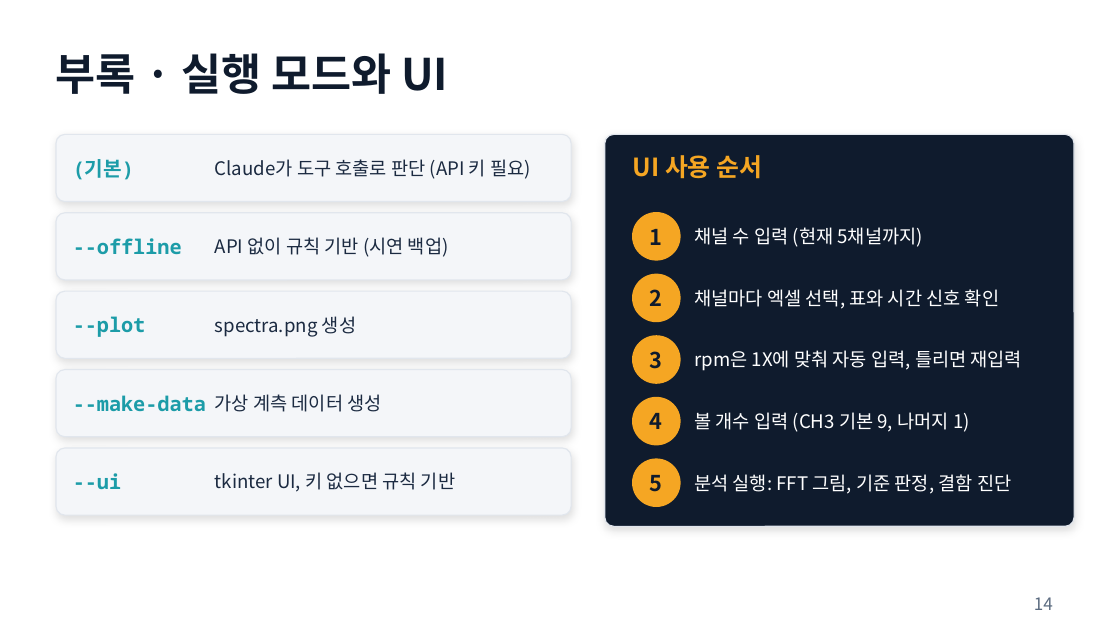
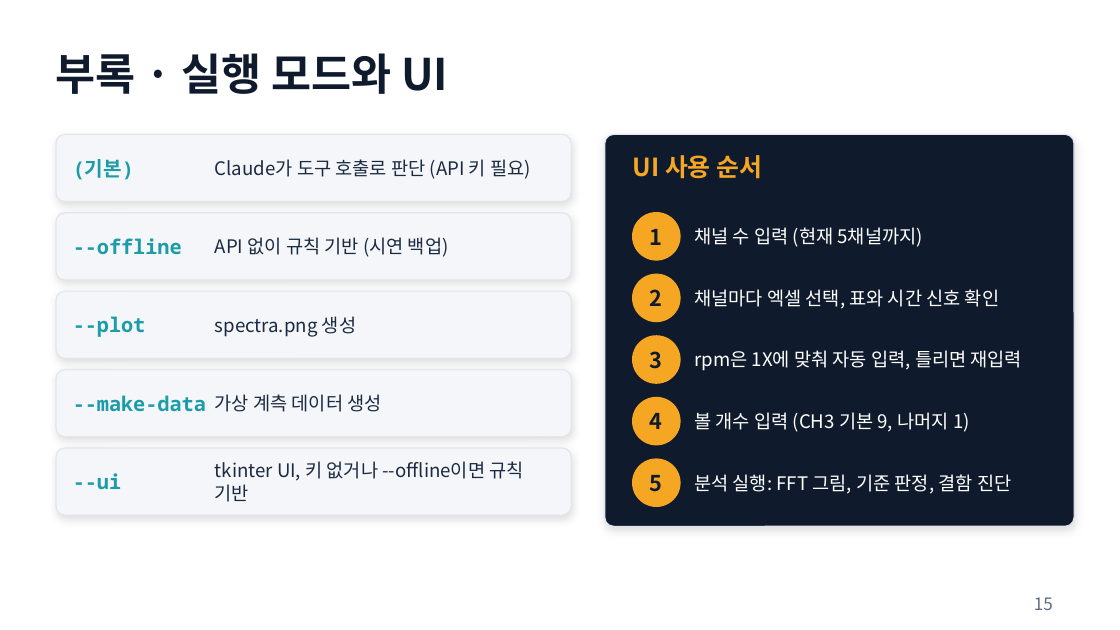
Before and after one commit to njpark22-eng/test, a slide deck: slide 15 of vibe-agent-demo-1.pptx (slide 14 before the commit). Drawn at 1120x630 pixels with LibreOffice and Linux fonts; fonts in the diff are those of the drawing. Boxes give left, top, right and bottom in pixels: in the first picture for what was removed or moved away, otherwise in the second. Text is boxed around its words. In the diff, an @@ line names an element or a change of style, - is before the commit and + after.

```diff
--- a/vibe-agent-demo-1.pptx
+++ b/vibe-agent-demo-1.pptx
@@ text at (215,461,523,502): text changed @@
-tkinter UI, 키 없으면 규칙 기반
+tkinter UI, 키 없거나 --offline이면 규칙 기반
@@ page number at (1034,597,1053,610): text changed @@
-14
+15
```
Also in this commit, not shown: 2 other slides changed, 3 slides added, 3 other files.
